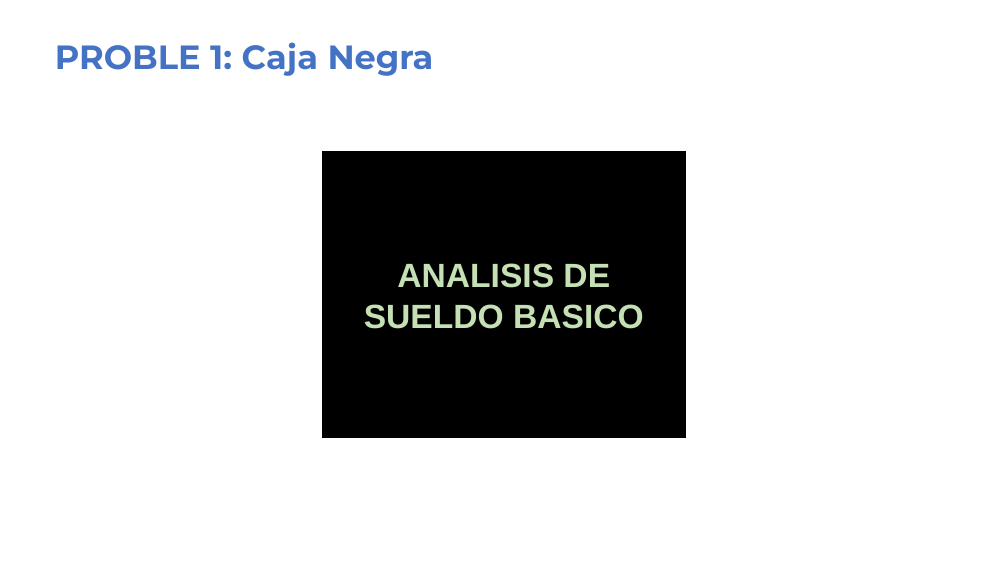
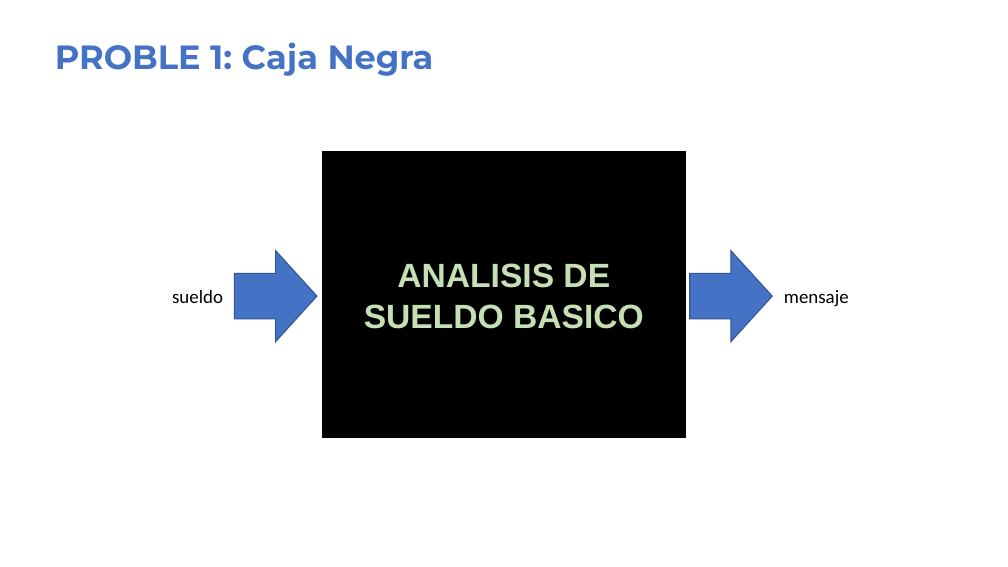
Before and after one commit to gcoronelc/UC-2022-10-17581, a slide deck: slide 1 of Semana03/PROBLEMA01/CajaNegra.pptx. Drawn at 1008x567 pixels with LibreOffice and Linux fonts; fonts in the diff are those of the drawing. Boxes give left, top, right and bottom in pixels: in the first picture for what was removed or moved away, otherwise in the second. Text is boxed around its words. In the diff, an @@ line names an element or a change of style, - is before the commit and + after.

```diff
--- a/Semana03/PROBLEMA01/CajaNegra.pptx
+++ b/Semana03/PROBLEMA01/CajaNegra.pptx
@@ right arrow added at <box>234,251,317,342</box>, fill #4472C4, outline #325491 1 pt @@
@@ right arrow added at <box>690,251,772,342</box>, fill #4472C4, outline #325491 1 pt @@
@@ text added at <box>172,290,223,303</box>, 18 pt, text #000000 @@
+sueldo
@@ text added at <box>784,290,849,307</box>, 18 pt, text #000000 @@
+mensaje
```
Also in this commit, not shown: 6 other files.
